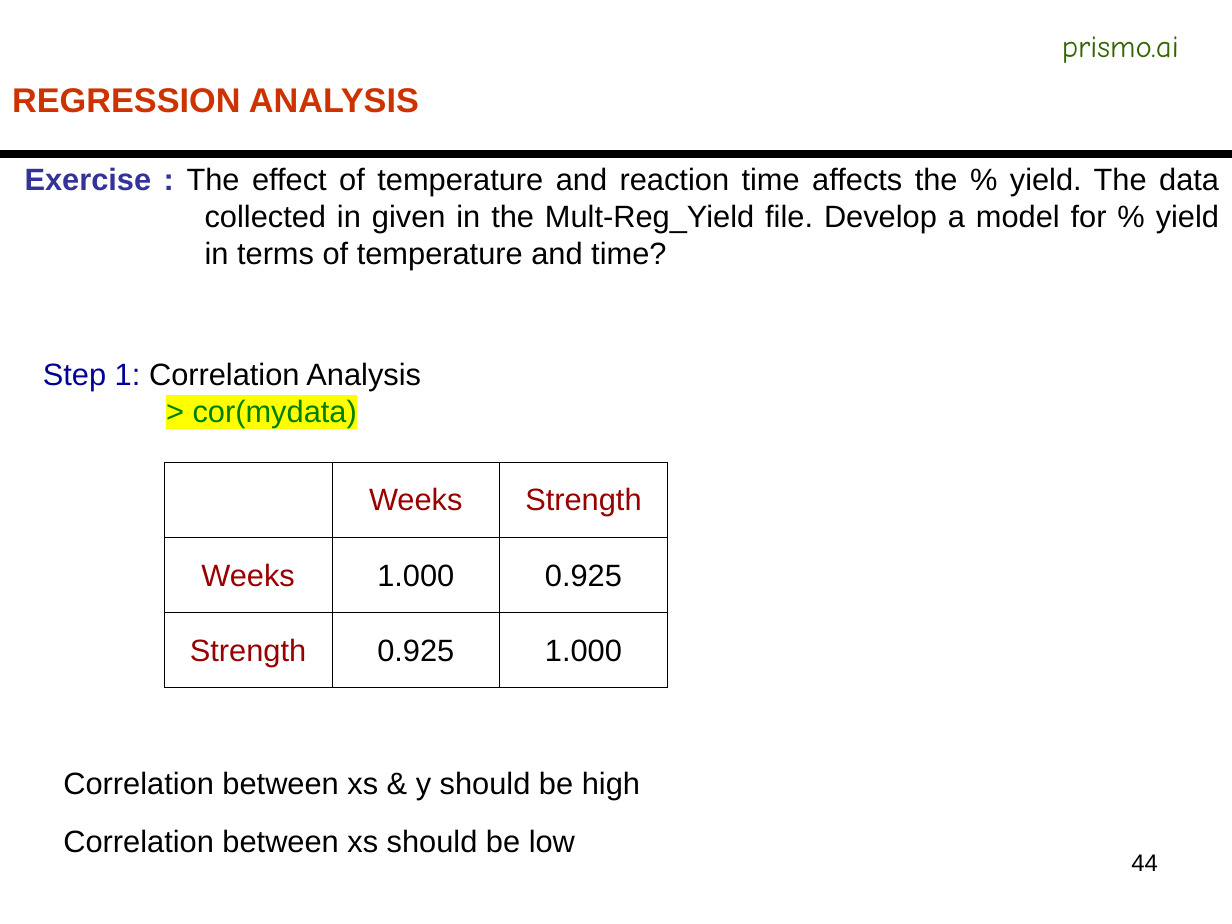
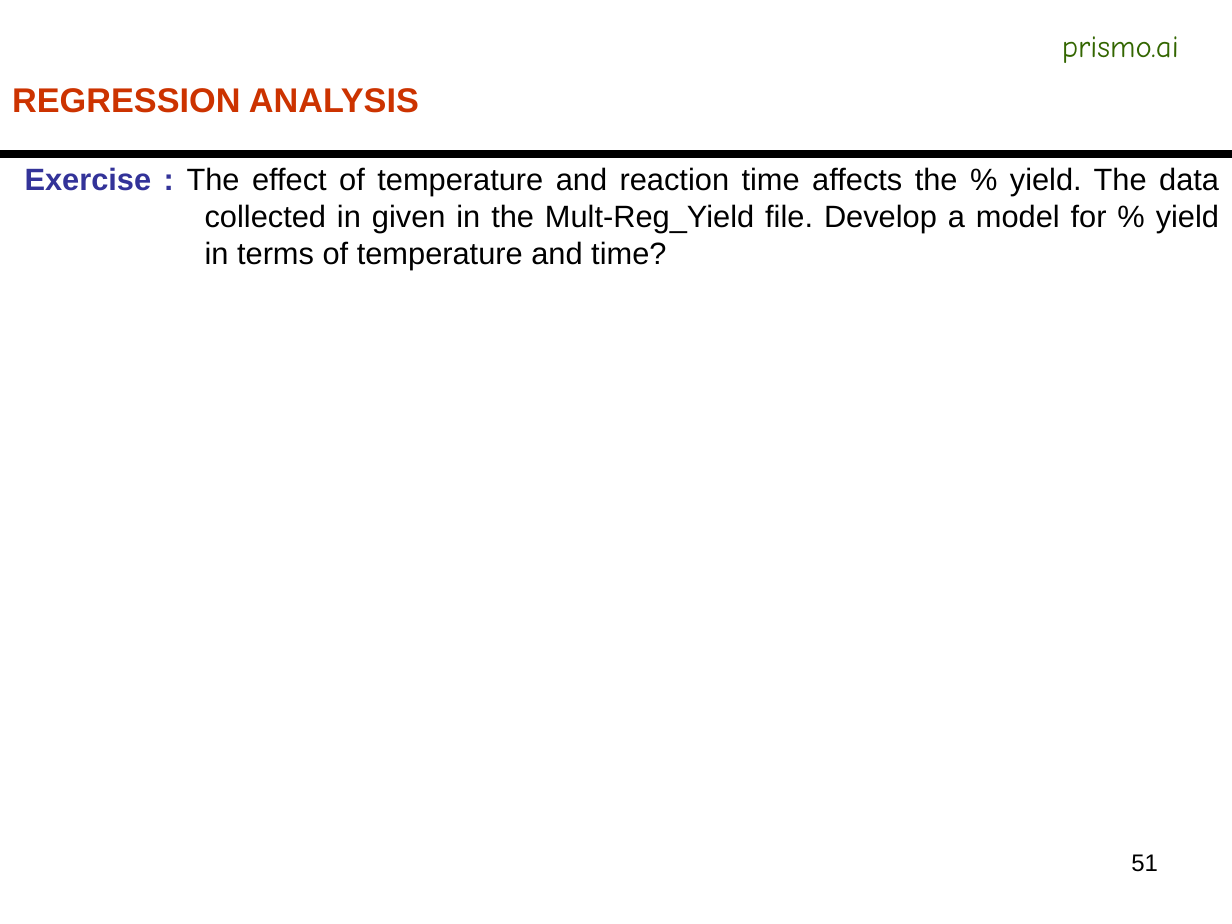
Before and after one commit to AnirbanDatta87/Python, a slide deck: slide 51 of Concepts/C12 - Predictive Modeling/Business_Forecasting_Module1.pptx (slide 44 before the commit). Drawn at 1232x924 pixels with LibreOffice and Linux fonts; fonts in the diff are those of the drawing. Boxes give left, top, right and bottom in pixels: in the first picture for what was removed or moved away, otherwise in the second. Text is boxed around its words. In the diff, an @@ line names an element or a change of style, - is before the commit and + after.

```diff
--- a/Concepts/C12 - Predictive Modeling/Business_Forecasting_Module1.pptx
+++ b/Concepts/C12 - Predictive Modeling/Business_Forecasting_Module1.pptx
@@ text removed at box(43, 362, 421, 428) @@
-Step 1: Correlation Analysis
-> cor(mydata)
@@ table removed at box(164, 462, 667, 687), 3 rows, 3 columns @@
- | Weeks | Strength
-Weeks | 1.000 | 0.925
-Strength | 0.925 | 1.000
@@ text removed at box(63, 771, 640, 853) @@
-Correlation between xs & y should be high
-Correlation between xs should be low
@@ page number at box(1131, 854, 1158, 872): text changed @@
-44
+51
```
Also in this commit, not shown: 3 other slides changed, 6 slides added, 5 slides removed, 21 other files.
